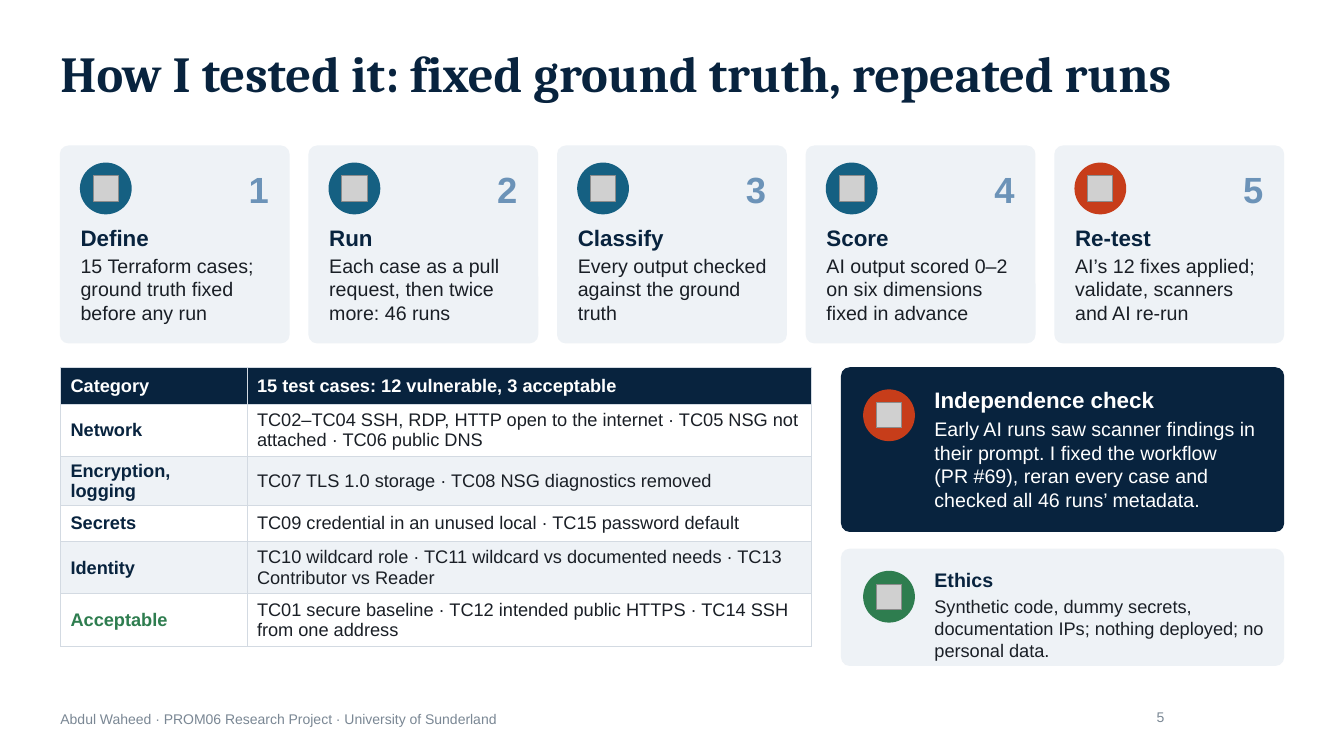
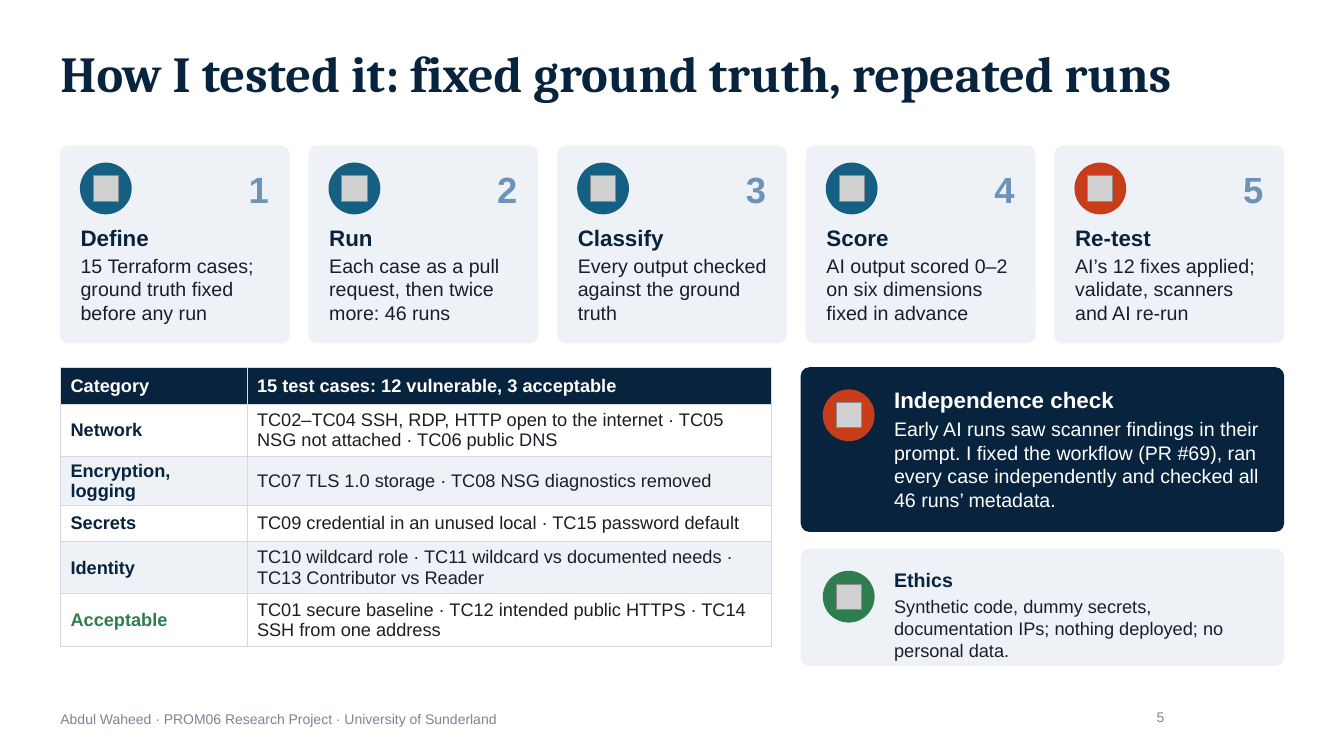
Before and after one commit to abdulwaheed384/ai-pr-review, a slide deck: slide 5 of evidence/prom06/presentation/PROM06_Presentation_AbdulWaheed_209333039.pptx. Drawn at 1344x756 pixels with LibreOffice and Linux fonts; fonts in the diff are those of the drawing; grey boxes stand for pictures; background and template pictures are left out. Boxes give left, top, right and bottom in pixels: in the first picture for what was removed or moved away, otherwise in the second. Text is boxed around its words. In the diff, an @@ line names an element or a change of style, - is before the commit and + after.

```diff
--- a/evidence/prom06/presentation/PROM06_Presentation_AbdulWaheed_209333039.pptx
+++ b/evidence/prom06/presentation/PROM06_Presentation_AbdulWaheed_209333039.pptx
@@ table: place and size @@
-table at (60,368,812,640)
+table at (60,368,771,640)
@@ rounded rectangle: place and size @@
-rounded rectangle at (842,368,1284,531)
+rounded rectangle at (802,368,1284,531)
@@ text "Independence check": place and size @@
-text "Independence check" at (934,391,1255,508)
+text "Independence check" at (894,391,1259,508)
@@ text at (894,421,1259,508): text changed @@
-Early AI runs saw scanner findings in their prompt. I fixed the workflow (PR #69), reran every case and checked all 46 runs’ metadata.
+Early AI runs saw scanner findings in their prompt. I fixed the workflow (PR #69), ran every case independently and checked all 46 runs’ metadata.
@@ rounded rectangle: place and size @@
-rounded rectangle at (842,549,1284,665)
+rounded rectangle at (802,549,1284,665)
@@ text "Ethics": place and size @@
-text "Ethics" at (934,572,1263,661)
+text "Ethics" at (894,572,1223,661)
@@ 2 pictures, 2 ellipses: place and size @@
-2 pictures, 2 ellipses at (864,390,914,622)
+2 pictures, 2 ellipses at (824,390,874,622)
```
Also in this commit, not shown: 3 other slides changed, 7 other files.
